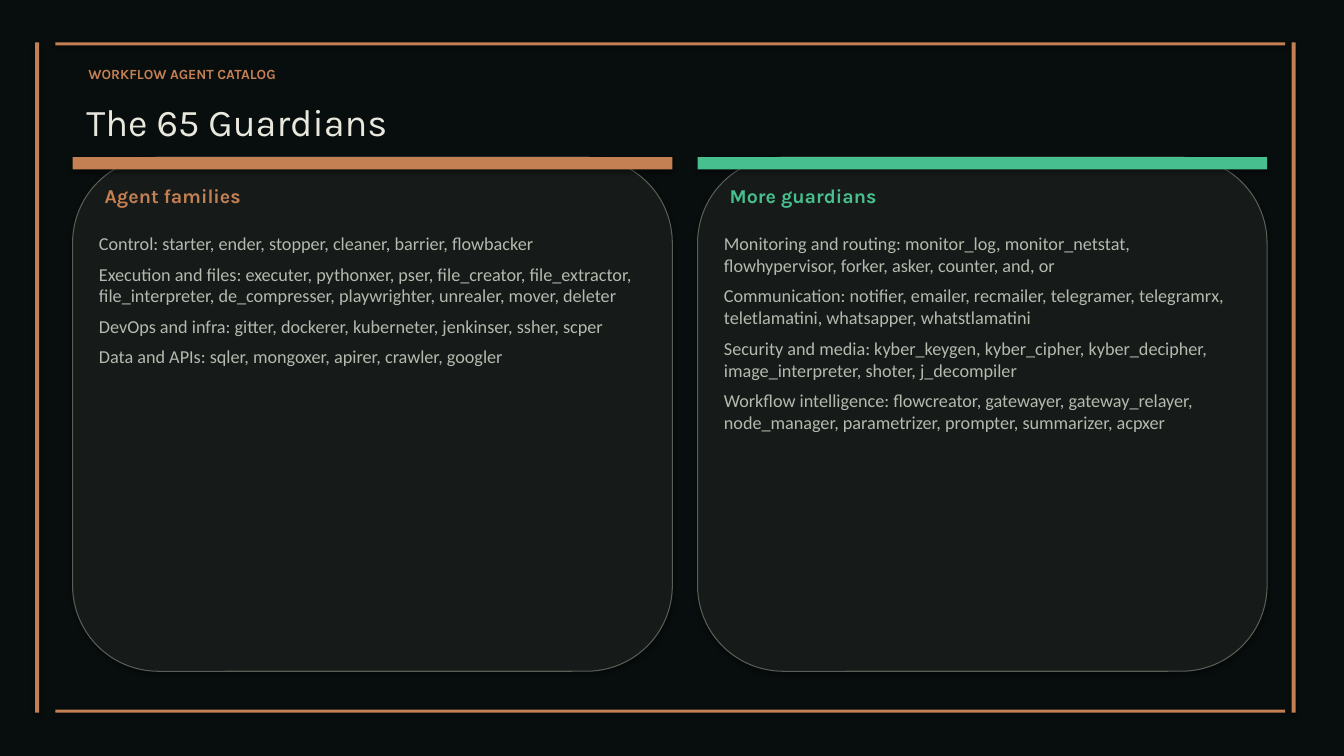
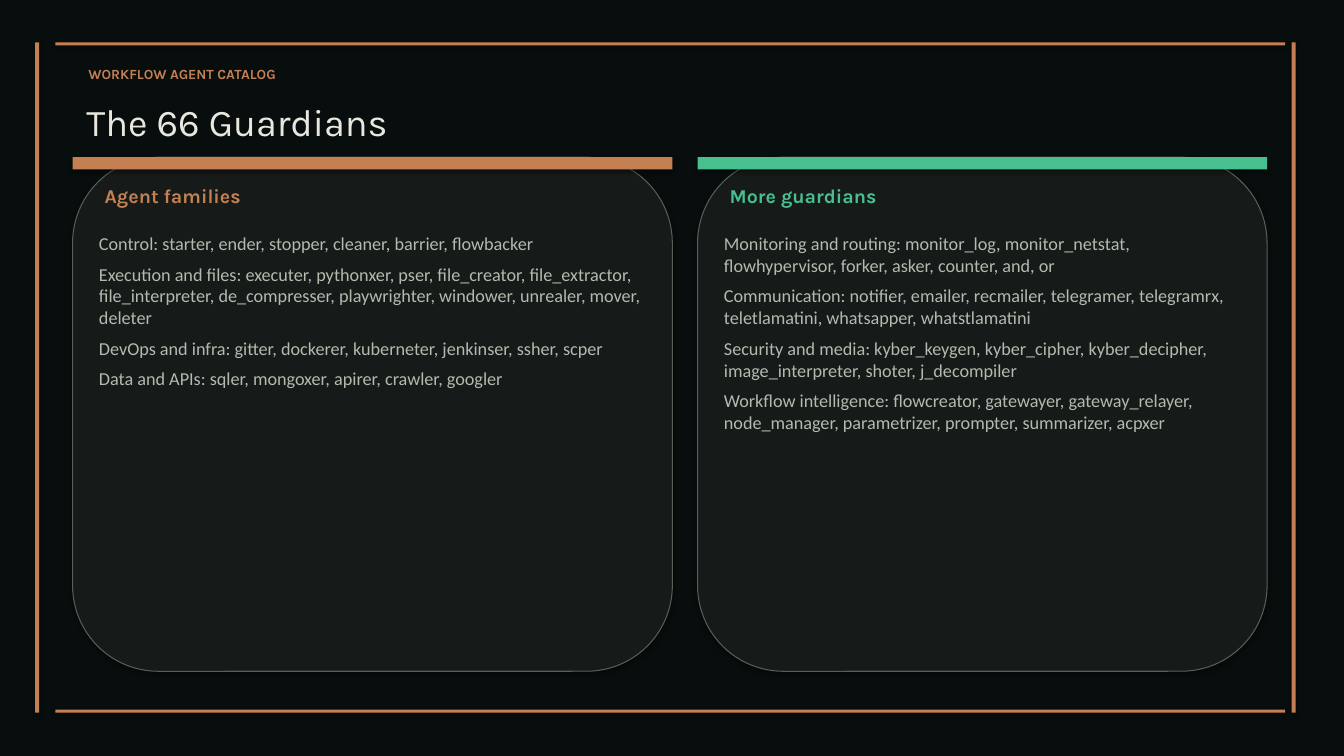
Before and after one commit to XAIHT/Tlamatini, a slide deck: slide 9 of Tlamatini_eXtended_Artificial_Intelligence_Humanly_Tempered.pptx. Drawn at 1344x756 pixels with LibreOffice and Linux fonts; fonts in the diff are those of the drawing. Boxes give left, top, right and bottom in pixels: in the first picture for what was removed or moved away, otherwise in the second. Text is boxed around its words. In the diff, an @@ line names an element or a change of style, - is before the commit and + after.

Commit message:
Implementing Playwrighter and Windower completely in source code and documentation, by Tlamatini's-AutoBot.

```diff
--- a/Tlamatini_eXtended_Artificial_Intelligence_Humanly_Tempered.pptx
+++ b/Tlamatini_eXtended_Artificial_Intelligence_Humanly_Tempered.pptx
@@ text at (x1=86, y1=110, x2=388, y2=137): text changed @@
-The 65 Guardians
+The 66 Guardians
@@ text at (x1=99, y1=268, x2=640, y2=324): text changed @@
-Execution and files: executer, pythonxer, pser, file_creator, file_extractor, file_interpreter, de_compresser, playwrighter, unrealer, mover, deleter
+Execution and files: executer, pythonxer, pser, file_creator, file_extractor, file_interpreter, de_compresser, playwrighter, windower, unrealer, mover, deleter
```
Also in this commit, not shown: 9 other slides changed, 2 slides added, 36 other files.
